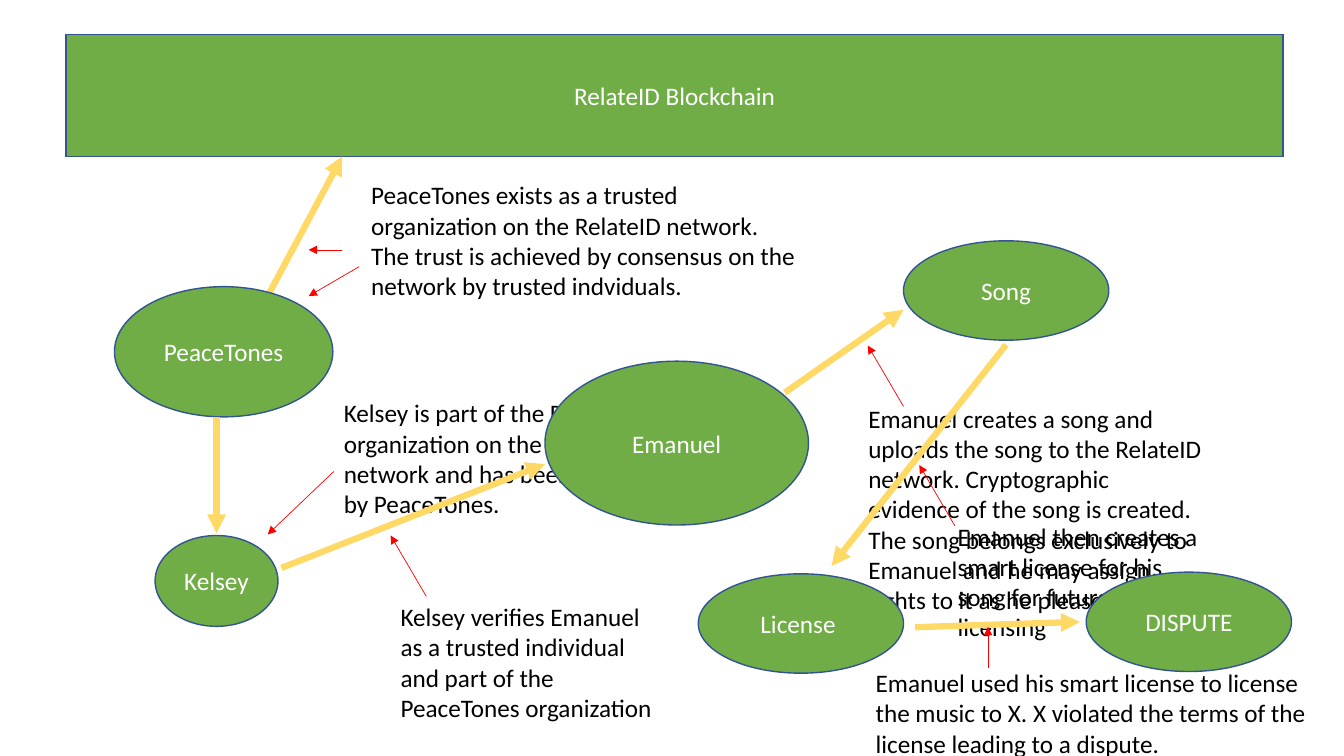
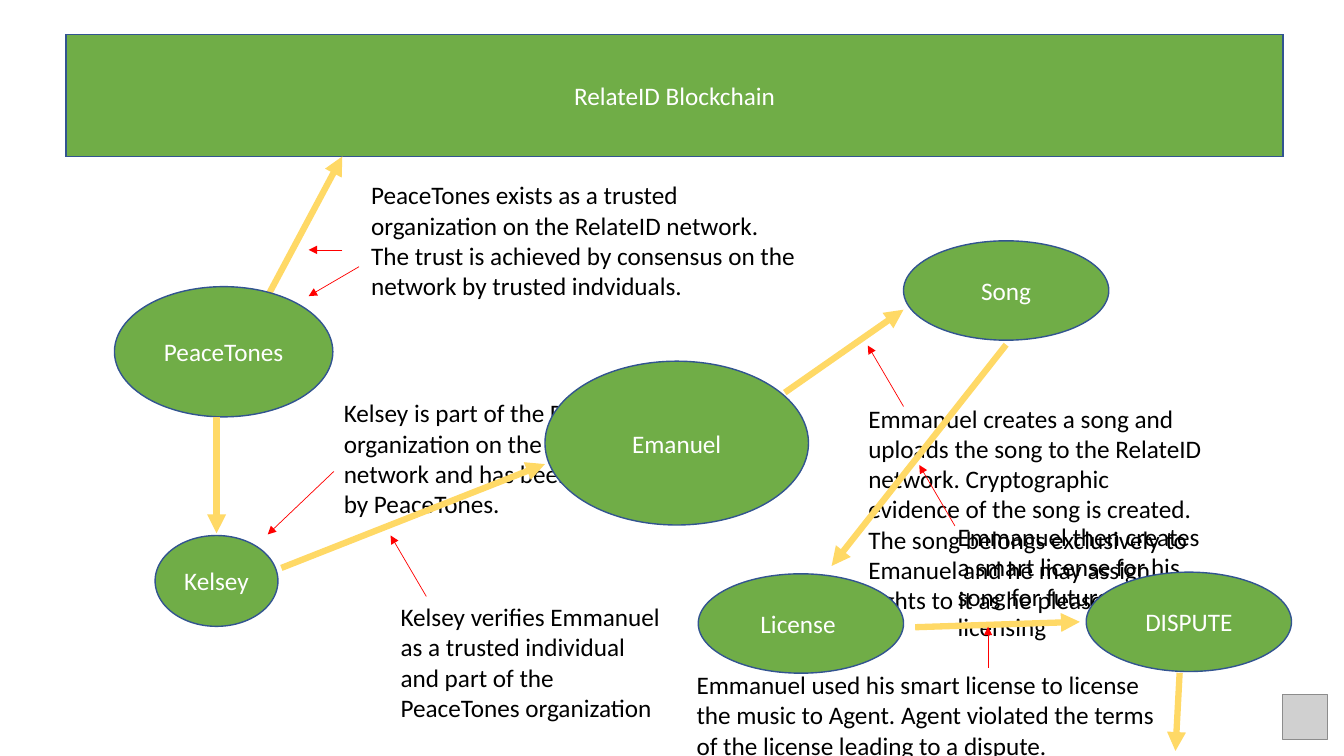
Before and after one commit to martinp47/Copyright-Protection-for-All, a slide deck: slide 2 of Copyright Protection for All flow.pptx (slide 1 before the commit). Drawn at 1344x756 pixels with LibreOffice and Linux fonts; fonts in the diff are those of the drawing; grey boxes stand for pictures. Boxes give left, top, right and bottom in pixels: in the first picture for what was removed or moved away, otherwise in the second. Text is boxed around its words. In the diff, an @@ line names an element or a change of style, - is before the commit and + after.

```diff
--- a/Copyright Protection for All flow.pptx
+++ b/Copyright Protection for All flow.pptx
@@ text at (868,407,1201,616): text changed @@
-Emanuel creates a song and uploads the song to the RelateID network. Cryptographic evidence of the song is created. The song belongs exclusively to Emanuel and he may assign rights to it as he pleases.
+Emmanuel creates a song and uploads the song to the RelateID network. Cryptographic evidence of the song is created. The song belongs exclusively to Emanuel and he may assign rights to it as he pleases.
@@ text at (958,528,1200,643): text changed @@
-Emanuel then creates a smart license for his song for future licensing
+Emmanuel then creates a smart license for his song for future licensing
@@ text at (401,608,659,722): text changed @@
-Kelsey verifies Emanuel as a trusted individual and part of the PeaceTones organization
+Kelsey verifies Emmanuel as a trusted individual and part of the PeaceTones organization
@@ text at (697,676,1153,756): text changed @@
-Emanuel used his smart license to license the music to X. X violated the terms of the license leading to a dispute.
+Emmanuel used his smart license to license the music to Agent. Agent violated the terms of the license leading to a dispute.
@@ arrow added from (1180, 674) to (1176, 751), #FFD966 4.5 pt @@
@@ picture added at (1282,695,1327,739) @@
```
Also in this commit, not shown: 3 slides added.
